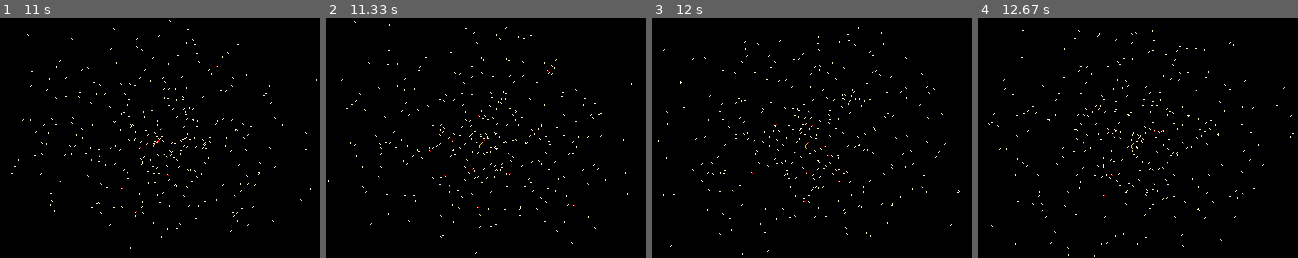
Above: before the commit, frames 1-4 (left to right).
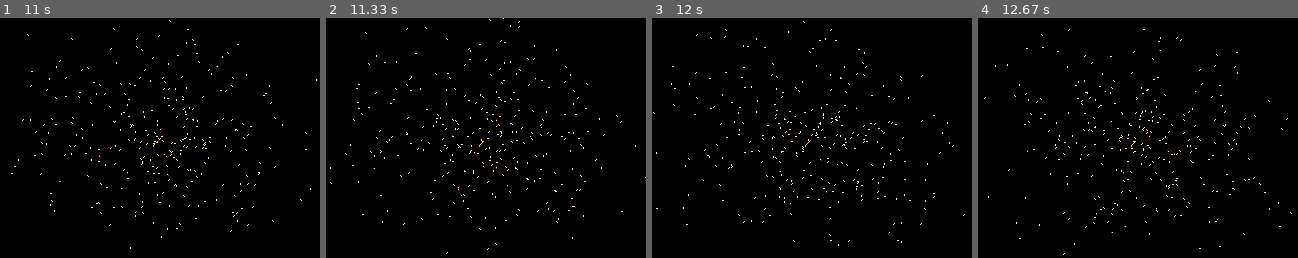
Above: after the commit, the same moments.

Repository: buxx/simtermites
Game: pygame game, started from main.py
Two runs of this game, one before a commit and one after it. Both use one fixed random seed, a clock stepped at 60 frames per second and the inputs below. The source is Python 2; it was converted automatically to run under Python 3.
Inputs:
- Up to frame 1 (11 s): no input
- Up to frame 2 (11.33 s): no input
- Up to frame 3 (12 s): no input
- Up to frame 4 (12.67 s): no input

Frame 1 is identical in both runs. In frame 2, 1.5% of the frame differs, in the area x 0-100%, y 0-99%; in frame 3, 1.5%; in frame 4, 1.5%, in the area x 1-99%, y 4-100%.

Commit message:
Bug fix: L'action Put déposais le larve deja au sol + forcer le deplacement apres avoir posé une larve (pour éviter de bloquer une termite)

Diff:
--- a/lib/actions/Put.py
+++ b/lib/actions/Put.py
@@ -11,3 +11,5 @@
     self.good.setCarriedByNone(self.host)
     self.host.object_carried = None
     termite_simulation.simulation.core.pygame.colorizer.colorizePixel(self.good.position, self.good.color)
+    # on dit a la termite de ne pas prendre de larve pendant un moment
+    self.host.brain.addForcedAction('Move', 55)
--- a/lib/brain/ObjectAlive.py
+++ b/lib/brain/ObjectAlive.py
@@ -10,12 +10,16 @@
   """
   move_wait_probability = None
   action = None
+  action_forced_class = None
+  action_forced_cycles = 0
 
   def __init__(self, host):
     Brain.__init__(self, host)
 
   def think(self, simulation):
-    action = self.getAction(simulation)
+    action = self.getActionIfHaveForcedAction()
+    if not action:
+      action = self.getAction(simulation)
     if not action:
       if (self.moveButTakeWait()):
         self.action = self.getWaitObject();
@@ -38,3 +42,16 @@
     if (randomint >= 1 and randomint <= self.move_wait_probability[0]):
       return True
     return False
+
+  def addForcedAction(self, forced_action_class, forced_cycles):
+    self.action_forced_class = forced_action_class
+    self.action_forced_cycles = forced_cycles
+
+  def getActionIfHaveForcedAction(self):
+    if self.action_forced_class:
+      self.action_forced_cycles = self.action_forced_cycles-1
+      if self.action_forced_cycles < 1:
+        self.action_forced_class = None
+      # TODO: Pour le moment c'est forced l objet action !
+      return self.getMoveObject()
+    return None
--- a/lib/brain/bug/termite/Worker.py
+++ b/lib/brain/bug/termite/Worker.py
@@ -14,10 +14,13 @@
     larva_near = simulation.findObjectNearPosition('Larva', self.host.getPosition(), 1, False)
     #larva_near = None
     if larva_near != None:
-
       if self.host.object_carried == None:
         return Take(self.host, larva_near)
       elif self.host.object_carried.__class__.__name__ == 'Larva':
-        return Put(self.host, larva_near)
+        #
+        #if larva_near.position == self.host.object_carried.position:
+        #  print
+        #
+        return Put(self.host, self.host.object_carried)
 
     return None
